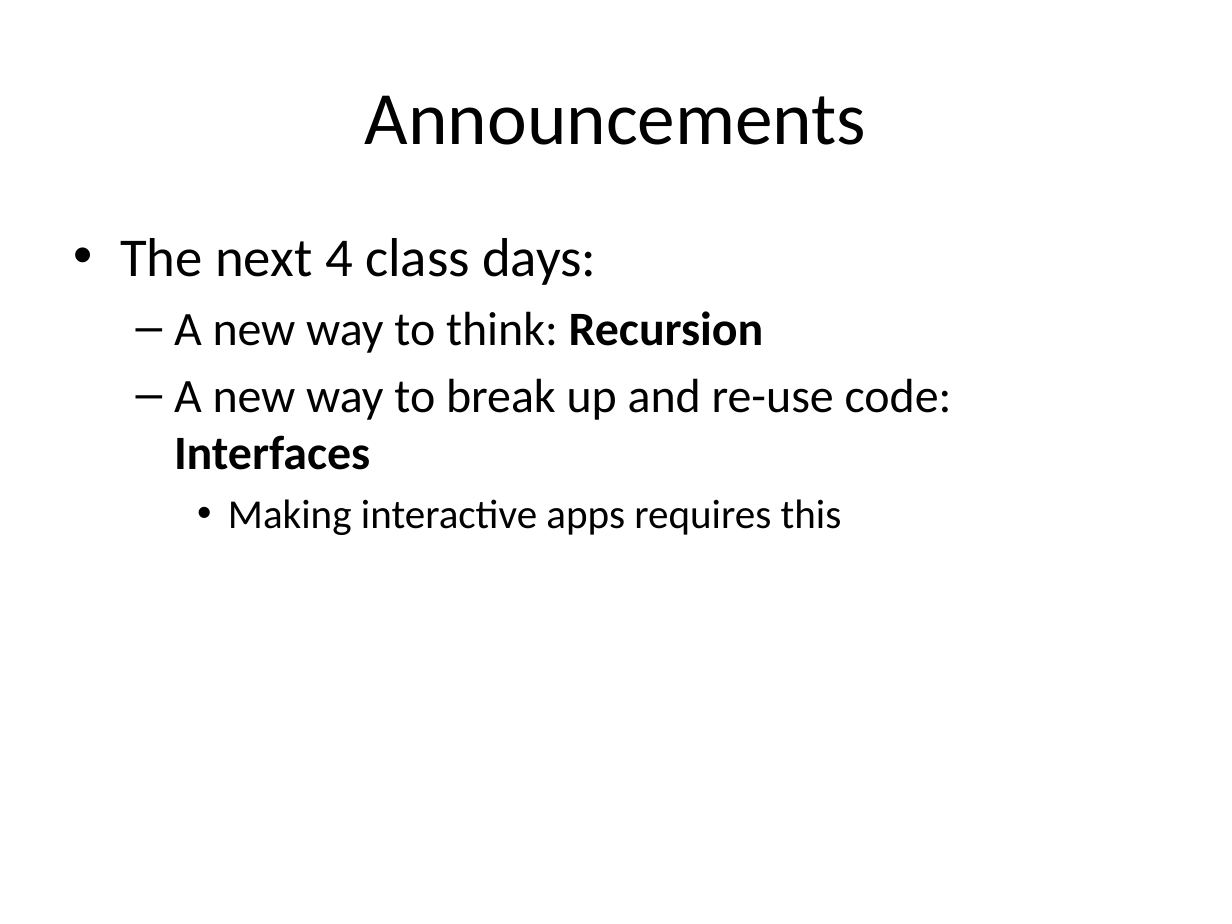
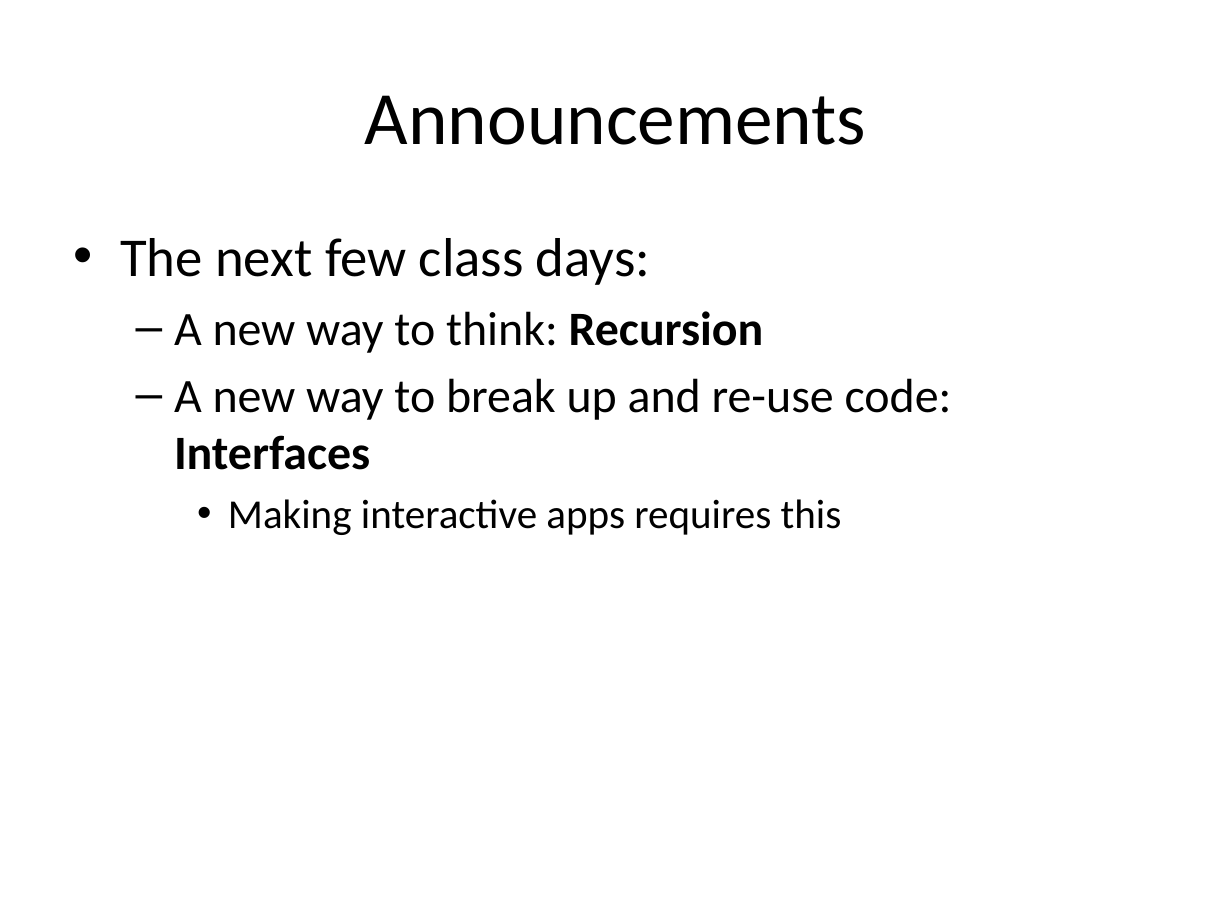
Before and after one commit to RHIT-CSSE/csse220, a slide deck: slide 2 of ClassMaterials/RecursionIntroduction/Slides/Part1-Recursion.pptx. Drawn at 1232x924 pixels with LibreOffice and Linux fonts; fonts in the diff are those of the drawing. Boxes give left, top, right and bottom in pixels: in the first picture for what was removed or moved away, otherwise in the second. Text is boxed around its words. In the diff, an @@ line names an element or a change of style, - is before the commit and + after.

```diff
--- a/ClassMaterials/RecursionIntroduction/Slides/Part1-Recursion.pptx
+++ b/ClassMaterials/RecursionIntroduction/Slides/Part1-Recursion.pptx
@@ text at <box>120,238,650,285</box>: text changed @@
-• The next 4 class days:
+• The next few class days:
```
Also in this commit, not shown: 2 other slides changed, 4 slides added.
